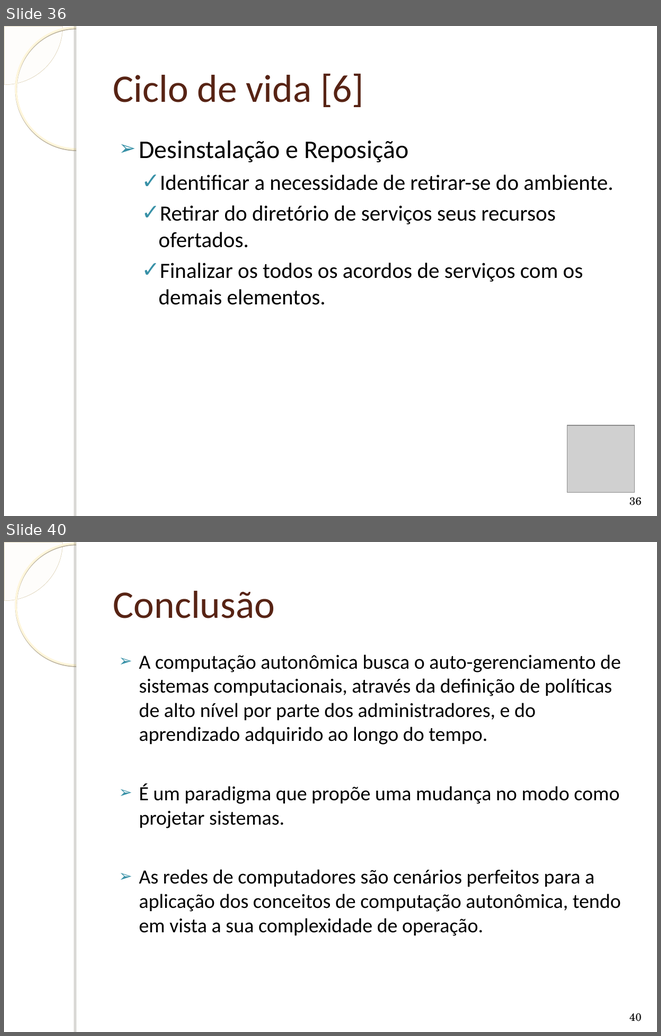
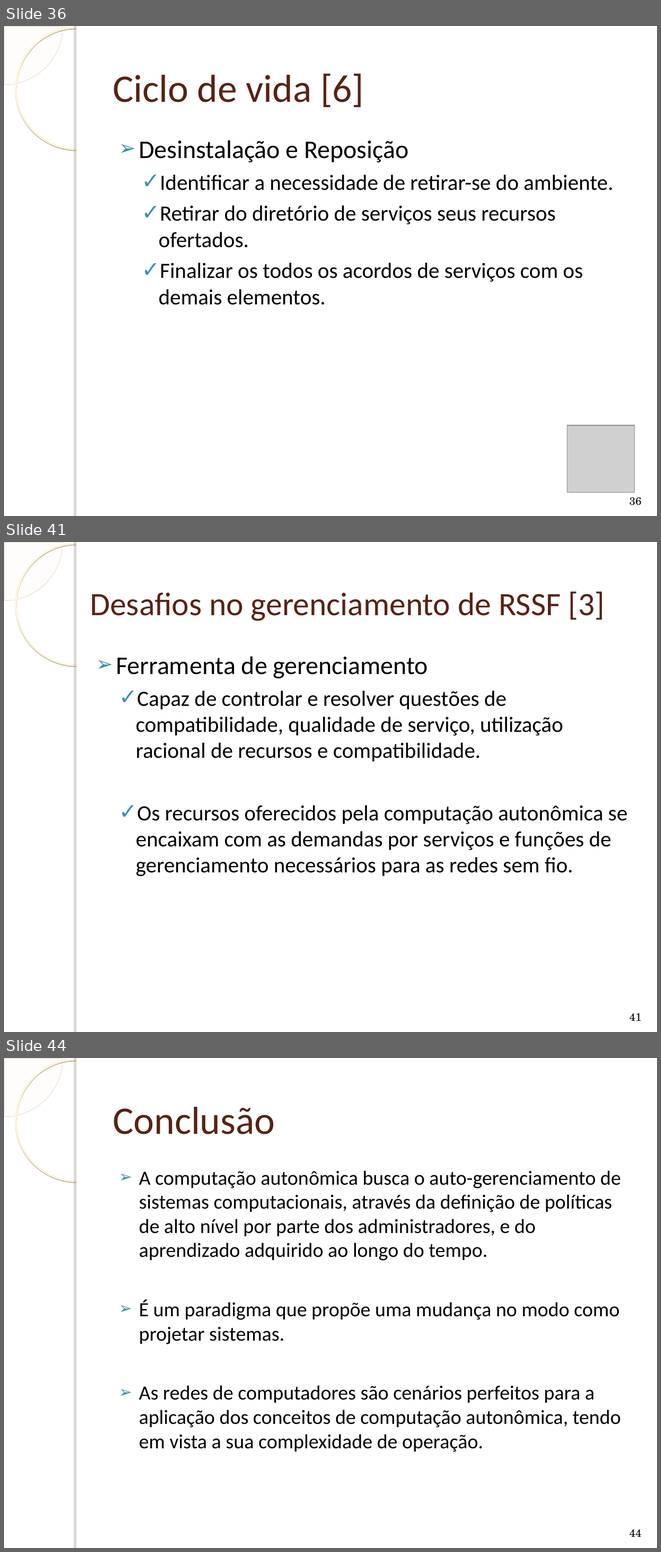
Before and after one commit to humbertogaliza/relatorio-mob655, a slide deck: Apresentação Redes Autonômicas.ppt. Shown one above the other, each under a label of ours: slides 36 and 40 before the commit, slides 36, 41 and 44 after it; the slides between them are not shown. The pictures are 661x1036 and 661x1552 pixels, drawn with LibreOffice and Linux fonts; fonts in the diff are those of the drawing; grey boxes stand for pictures; background and template pictures are left out. Boxes give left, top, right and bottom in pixels: in the first picture for what was removed or moved away, otherwise in the second. Text is boxed around its words. In the diff, an @@ line names an element or a change of style, - is before the commit and + after.

```diff
--- a/Apresentação Redes Autonômicas.ppt
+++ b/Apresentação Redes Autonômicas.ppt
@@ slide 41 added at [4,542,657,1032], background picture (left out); not listed: 4 template elements that a slide beside it also shows @@
@@ title added at [90,591,604,621], 36 pt, text #572314 @@
+Desafios no gerenciamento de RSSF [3]
@@ text added at [116,656,627,876], 24 pt, text #000000 @@
+➢ Ferramenta de gerenciamento
+  ✓ Capaz de controlar e resolver questões de compatibilidade, qualidade de serviço, utilização racional de recursos e compatibilidade.
+  ✓ Os recursos oferecidos pela computação autonômica se encaixam com as demandas por serviços e funções de gerenciamento necessários para as redes sem fio.
@@ page number added at [629,1013,642,1021], 12 pt, text #000000 @@
+41
@@ what was slide 40 is now slide 44 @@
@@ page number at [629,1529,642,1537]: text changed @@
-40
+44
```
Also in this commit, not shown: 6 slides changed, 4 other slides added, 1 slide removed, 1 other file.
